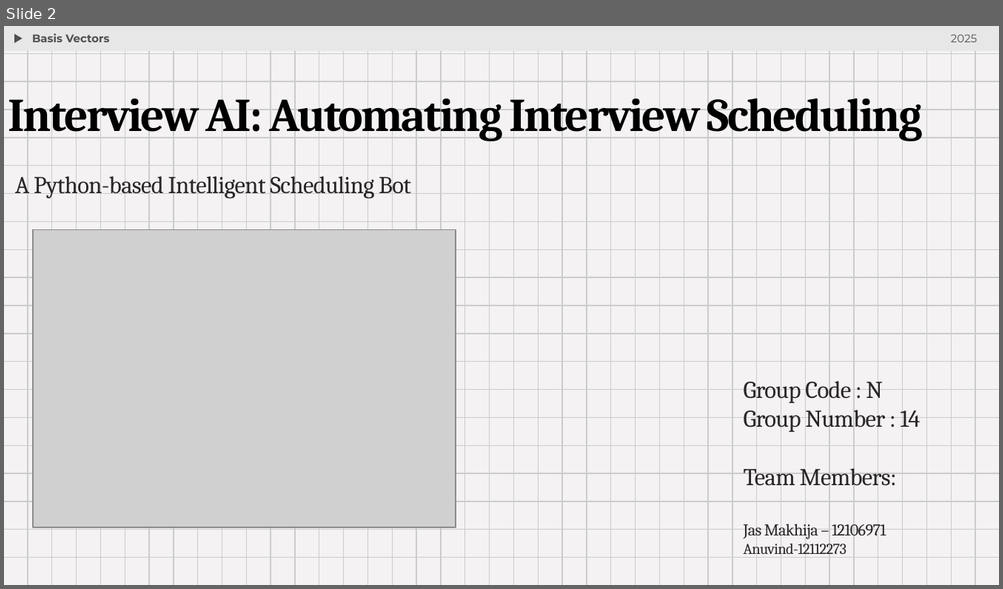
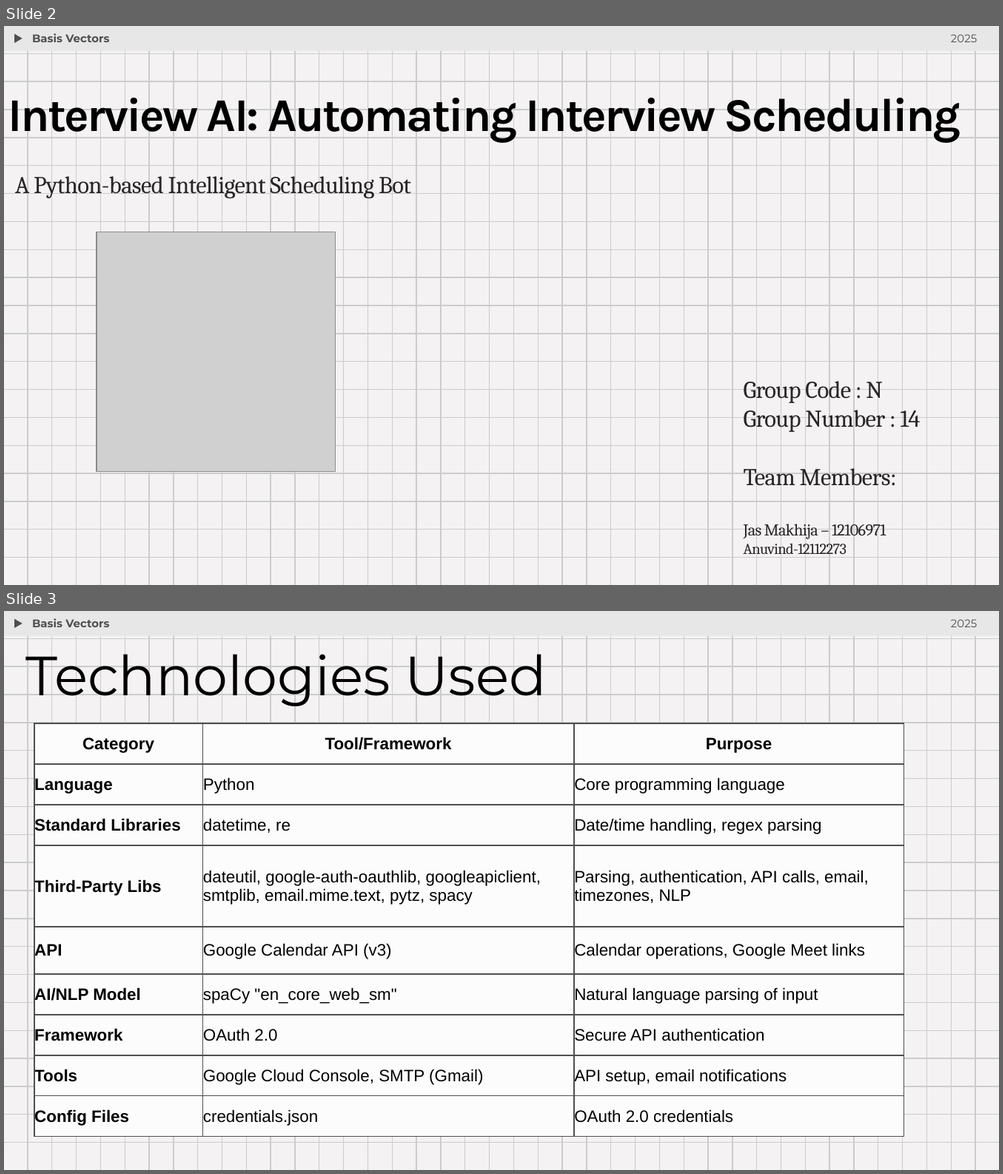
Before and after one commit to thisisjasmakhija/Interview-AI, a slide deck: hackathon.pptx. Shown one above the other, each under a label of ours: slide 2 before the commit, slides 2 and 3 after it. The pictures are 1003x589 and 1003x1174 pixels, drawn with LibreOffice and Linux fonts; fonts in the diff are those of the drawing; grey boxes stand for pictures. Boxes give left, top, right and bottom in pixels: in the first picture for what was removed or moved away, otherwise in the second. Text is boxed around its words. In the diff, an @@ line names an element or a change of style, - is before the commit and + after.

```diff
--- a/hackathon.pptx
+++ b/hackathon.pptx
@@ slide 3 added at box(4, 611, 999, 1170), background #F4F2F2; not listed: 61 template elements that a slide beside it also shows @@
@@ text added at box(32, 618, 109, 627), 8 pt, text #4F4F4F, bold @@
+Basis Vectors
@@ text added at box(950, 619, 976, 627), 8 pt, text #4F4F4F @@
+2025
@@ title added at box(26, 654, 546, 706), 40 pt, text #000000 @@
+Technologies Used
@@ table added at box(34, 723, 903, 1137), 9 rows, 3 columns @@
+Category | Tool/Framework | Purpose
+Language | Python | Core programming language
+Standard Libraries | datetime, re | Date/time handling, regex parsing
+Third-Party Libs | dateutil, google-auth-oauthlib, googleapiclient, smtplib, email.mime.text, pytz, spacy | Parsing, authentication, API calls, email, timezones, NLP
+API | Google Calendar API (v3) | Calendar operations, Google Meet links
+AI/NLP Model | spaCy "en_core_web_sm" | Natural language parsing of input
+Framework | OAuth 2.0 | Secure API authentication
+Tools | Google Cloud Console, SMTP (Gmail) | API setup, email notifications
+Config Files | credentials.json | OAuth 2.0 credentials
@@ slide 2 changed as well @@
@@ text "Interview AI: Automating Interview Scheduling" at box(8, 98, 961, 143): font Cambria to Karla @@
@@ picture removed at box(33, 230, 455, 527) @@
@@ picture added at box(96, 232, 336, 471) @@
```
Also in this commit, not shown: 5 other slides changed, 2 slides removed, 1 other file.
